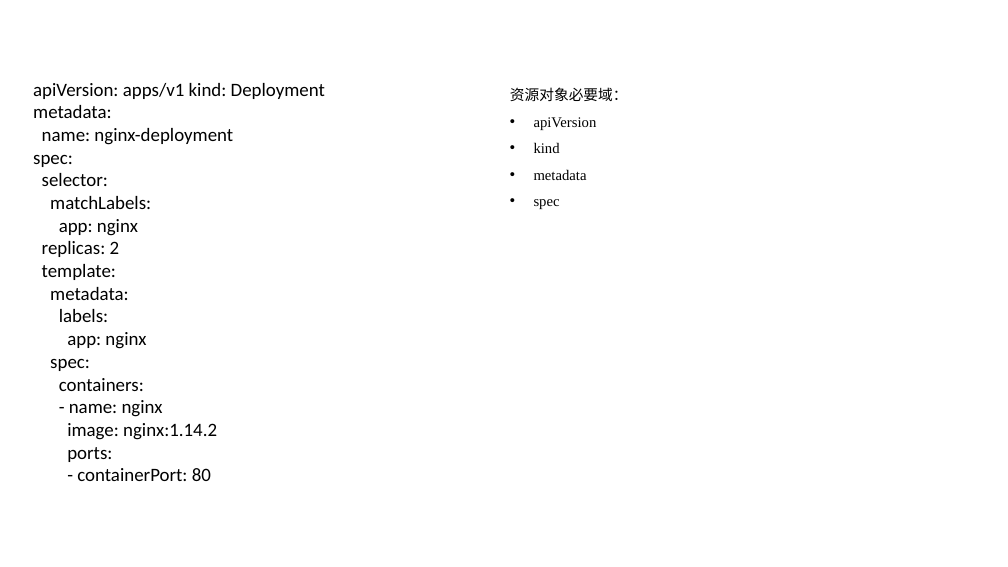
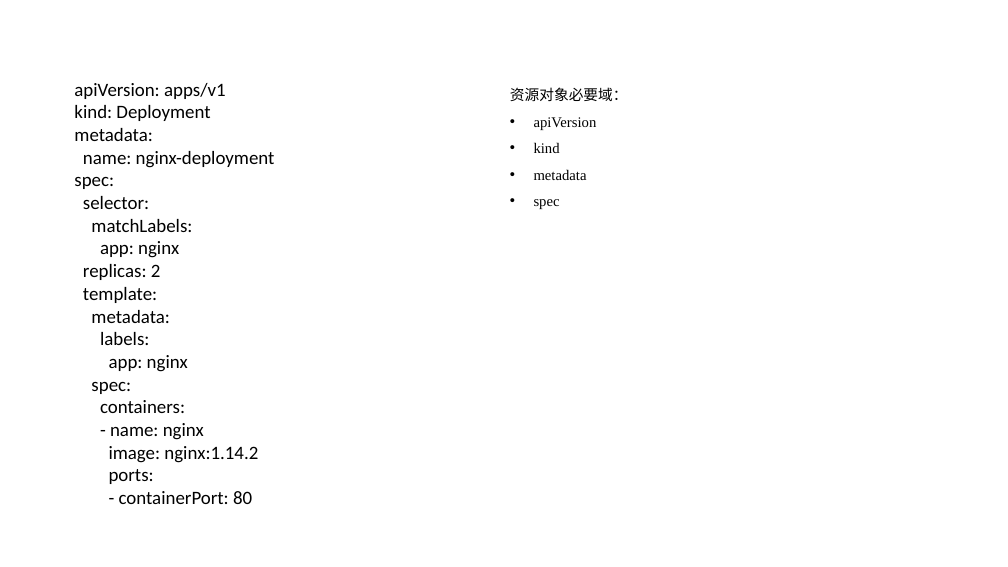
Before and after one commit to nutionMedivn/Kubernetes-training-camp, a slide deck: slide 13 of 基础/008-鸟瞰kubernetes.pptx (slide 12 before the commit). Drawn at 1008x567 pixels with LibreOffice and Linux fonts; fonts in the diff are those of the drawing. Boxes give left, top, right and bottom in pixels: in the first picture for what was removed or moved away, otherwise in the second. Text is boxed around its words. In the diff, an @@ line names an element or a change of style, - is before the commit and + after.

```diff
--- a/基础/008-鸟瞰kubernetes.pptx
+++ b/基础/008-鸟瞰kubernetes.pptx
@@ text "apiVersion: apps/v1": place and size @@
-text "apiVersion: apps/v1" at <box>33,83,325,481</box>
+text "apiVersion: apps/v1" at <box>74,83,275,504</box>
@@ text at <box>74,83,226,121</box>: text changed @@
-apiVersion: apps/v1 kind: Deployment
+apiVersion: apps/v1
+kind: Deployment
```
Also in this commit, not shown: 1 other slide changed, 1 slide added, 4 other files.
